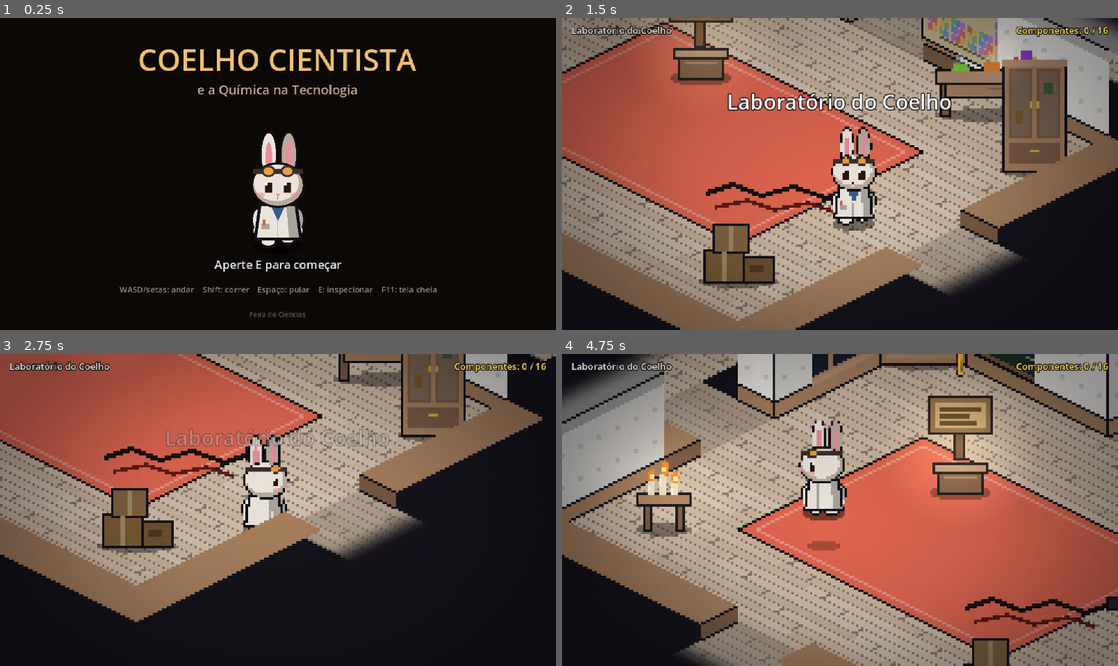
Above: before the commit, frames 1-4 (two rows, left to right).
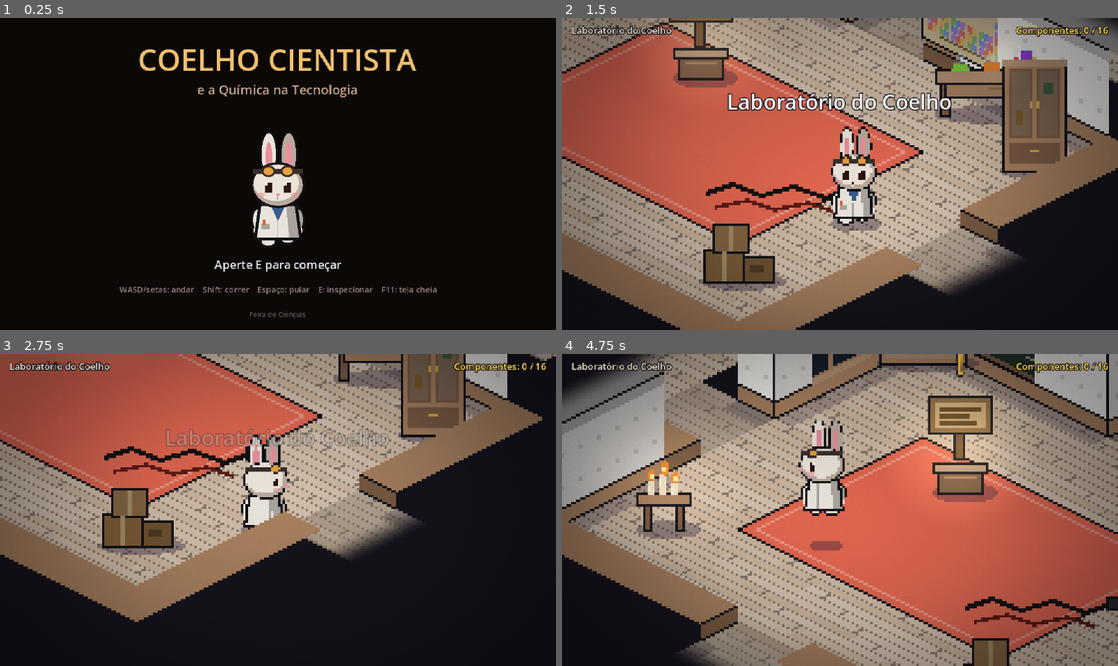
Above: after the commit, the same moments.

Repository: mgprimeatrain/sereia-verdinha
Game: Godot game, scene res://main.tscn
The game is run twice, just before and just after one commit, with the same random seed, the same clock (stepped at 60 frames per second) and the same inputs.
Inputs:
- Up to frame 1 (0.25 s): no input
- Up to frame 2 (1.5 s): tap E (interagir) at 0.5, 1.35 s; hold D (direita) 0.53-1.28 s; hold Shift (correr) 0.53-1.28 s; tap Space (pular) at 0.77 s; hold S (baixo) from 1.28 s (still down)
- Up to frame 3 (2.75 s): tap Space (pular) at 1.52 s; release S (baixo) at 2.03 s; hold D (direita) from 2.03 s (still down); tap Enter at 2.1 s
- Up to frame 4 (4.75 s): release D (direita) at 2.78 s; hold W (cima) 2.78-3.53 s; tap Keypad Enter at 2.85 s; tap Space (pular) at 3.02, 3.77, 4.52 s; hold Shift (correr) 3.53-4.28 s; hold A (esquerda) from 3.53 s (still down); tap E (interagir) at 4.35 s

The runs differ from the first frame. In frame 2, 1.2% of the frame differs, in the area x 19-95%, y 0-88%; in frame 3, 0.6%; in frame 4, 3.3%, in the area x 1-98%, y 1-95%.

Commit message:
Arruma os sprites do coelho sozinho e adiciona sombras
- Apaga o fundo branco de fora do contorno, alinha os quadros pelos pés e pela
  cabeça e deixa o coelho com a mesma altura em todas as folhas
- Sombra no coelho (menor quando pula), nos móveis, nos objetos e das paredes no chão

Co-Authored-By: Claude Opus 5.5 <noreply@anthropic.com>
Claude-Session: https://claude.ai/code/session_015bSENdJaF3JsvtFufaw19b

Diff:
--- a/jogo-feira/scripts/desenhos.gd
+++ b/jogo-feira/scripts/desenhos.gd
@@ -7,6 +7,7 @@
 const CONTORNO := Color("111015")
 const DOURADO := Color("d4af37")
 const PRATA := Color("c0c4cc")
+const SOMBRA := Color(0.16, 0.12, 0.22, 0.38)
 
 static var _luz: GradientTexture2D
 
@@ -84,7 +85,6 @@
 		lado = signf(dir.x)
 	var o := Vector2(0, -absf(sin(passo)) * 1.2 if andando else 0.0)
 
-	elipse(ci, Vector2(0, 0), 9, 3, Color(0, 0, 0, 0.45))
 
 	# pés
 	var p := sin(passo) * 1.5 if andando else 0.0
@@ -404,7 +404,7 @@
 
 
 static func _estante(ci: CanvasItem) -> void:
-	elipse(ci, Vector2(0, 0), 20, 3, Color(0, 0, 0, 0.4))
+	elipse(ci, Vector2(2, 0), 22, 4.0, SOMBRA)
 	caixa(ci, Rect2(-18, -52, 36, 52), MADEIRA)
 	ci.draw_rect(Rect2(-16, -50, 32, 48), Color("1a0f08"))
 	var cores := [Color("6a2a20"), Color("2e4a2e"), Color("6a5a2a"), Color("2a3048"), Color("5a3a4a"), Color("7a6a4a")]
@@ -430,7 +430,7 @@
 
 
 static func _bancada(ci: CanvasItem, t: float) -> void:
-	elipse(ci, Vector2(0, 0), 28, 3, Color(0, 0, 0, 0.4))
+	elipse(ci, Vector2(2, 0), 30, 4.0, SOMBRA)
 	caixa(ci, Rect2(-24, -14, 3, 14), MADEIRA_ESCURA)
 	caixa(ci, Rect2(21, -14, 3, 14), MADEIRA_ESCURA)
 	caixa(ci, Rect2(-22, -14, 44, 6), MADEIRA)
@@ -453,7 +453,7 @@
 
 
 static func _armario(ci: CanvasItem) -> void:
-	elipse(ci, Vector2(0, 0), 15, 3, Color(0, 0, 0, 0.4))
+	elipse(ci, Vector2(2, 0), 17, 4.0, SOMBRA)
 	caixa(ci, Rect2(-13, -46, 26, 46), MADEIRA)
 	ci.draw_rect(Rect2(-11, -44, 10, 30), MADEIRA_ESCURA)
 	ci.draw_rect(Rect2(1, -44, 10, 30), MADEIRA_ESCURA)
@@ -472,7 +472,7 @@
 
 
 static func _caixas(ci: CanvasItem) -> void:
-	elipse(ci, Vector2(0, 0), 17, 3, Color(0, 0, 0, 0.4))
+	elipse(ci, Vector2(2, 0), 19, 4.0, SOMBRA)
 	var papelao := Color("7a5a35")
 	caixa(ci, Rect2(-14, -13, 16, 13), papelao)
 	caixa(ci, Rect2(3, -10, 12, 10), papelao.darkened(0.1))
@@ -483,7 +483,7 @@
 
 
 static func _mesa_vela(ci: CanvasItem, t: float) -> void:
-	elipse(ci, Vector2(0, 0), 12, 3, Color(0, 0, 0, 0.4))
+	elipse(ci, Vector2(2, 0), 14, 4.0, SOMBRA)
 	caixa(ci, Rect2(-8, -12, 2, 12), MADEIRA_ESCURA)
 	caixa(ci, Rect2(6, -12, 2, 12), MADEIRA_ESCURA)
 	caixa(ci, Rect2(-11, -15, 22, 4), MADEIRA)
@@ -498,7 +498,7 @@
 
 
 static func _lampiao(ci: CanvasItem, t: float) -> void:
-	elipse(ci, Vector2(0, 0), 7, 2.5, Color(0, 0, 0, 0.4))
+	elipse(ci, Vector2(2, 0), 9, 3.5, SOMBRA)
 	caixa(ci, Rect2(-5, -4, 10, 4), Color("3a3028"))
 	ci.draw_rect(Rect2(-4, -16, 8, 12), Color(1.0, 0.75, 0.4, 0.35))
 	ci.draw_rect(Rect2(-5, -16, 1, 12), Color("3a3028"))
@@ -517,7 +517,7 @@
 static func _barril(ci: CanvasItem, t: float) -> void:
 	var gosma := 0.5 + 0.15 * sin(t * 2.0)
 	elipse(ci, Vector2(4, 1), 14, 3.5, Color(0.6, 0.8, 0.2, gosma))
-	elipse(ci, Vector2(0, 0), 11, 3, Color(0, 0, 0, 0.4))
+	elipse(ci, Vector2(2, 0), 13, 4.0, SOMBRA)
 	caixa(ci, Rect2(-9, -24, 18, 24), Color("4a5228"))
 	ci.draw_rect(Rect2(-9, -20, 18, 2), Color("2e3418"))
 	ci.draw_rect(Rect2(-9, -6, 18, 2), Color("2e3418"))
@@ -528,7 +528,7 @@
 
 
 static func _sucata(ci: CanvasItem) -> void:
-	elipse(ci, Vector2(0, 0), 22, 4, Color(0, 0, 0, 0.4))
+	elipse(ci, Vector2(2, 0), 24, 5.0, SOMBRA)
 	caixa(ci, Rect2(-20, -10, 18, 10), Color("8a8270"))
 	ci.draw_rect(Rect2(-18, -8, 14, 1), Color("4a4438"))
 	ci.draw_rect(Rect2(-18, -5, 14, 1), Color("4a4438"))
--- a/jogo-feira/scripts/jogador.gd
+++ b/jogo-feira/scripts/jogador.gd
@@ -13,10 +13,11 @@
 ## Exemplos: coelho_andando_frente_8x3.png, coelho_pulando_lado_12x2.png
 ## O que faltar é trocado pela imagem mais parecida que existir. Sem nenhuma
 ## imagem, o jogo usa o coelho desenhado por código.
+## O fundo branco e o desalinhamento dos quadros são arrumados sozinhos (recorte.gd).
 
 const VELOCIDADE := 75.0
 const VELOCIDADE_CORRENDO := 130.0
-const ALTURA_NA_TELA := 40.0  # altura do quadro do coelho em pixels do jogo
+const ALTURA_COELHO := 34.0  # altura do coelho em pixels do jogo
 const PASTA := "res://arte/"
 const ACOES := ["parado", "andando", "correndo", "pulando"]
 const VISTAS := ["frente", "costas", "lado"]
@@ -97,17 +98,13 @@
 		var folha: Texture2D = load(PASTA + nome)
 		if folha == null:
 			continue
-		var tam := Vector2(folha.get_width() / grade.x, folha.get_height() / grade.y)
+		var preparado := Recorte.preparar(folha, grade, ALTURA_COELHO)
 		quadros.add_animation(chave)
 		quadros.set_animation_speed(chave, FPS[acao])
 		quadros.set_animation_loop(chave, acao != "pulando")
-		for linha in grade.y:
-			for coluna in grade.x:
-				var quadro := AtlasTexture.new()
-				quadro.atlas = folha
-				quadro.region = Rect2(Vector2(coluna, linha) * tam, tam)
-				quadros.add_frame(chave, quadro)
-		alturas[chave] = tam.y
+		for quadro in preparado["quadros"]:
+			quadros.add_frame(chave, quadro)
+		alturas[chave] = preparado["altura"]
 	print("Sprites do coelho carregados: ", quadros.get_animation_names())
 	if quadros.get_animation_names().is_empty():
 		return
@@ -197,8 +194,7 @@
 	if sprite.animation != nome:
 		sprite.play(nome)
 		var altura: float = alturas[nome]
-		sprite.scale = Vector2.ONE * (ALTURA_NA_TELA / altura)
-		sprite.offset = Vector2(0, -altura / 2.0)
+		sprite.offset = Vector2(0, -roundf(altura / 2.0))
 	elif not sprite.is_playing() and not nome.begins_with("pulando"):
 		sprite.play(nome)
 	if acao == "parado" and nome.begins_with("andando"):
@@ -223,14 +219,13 @@
 
 
 func _draw() -> void:
-	if sprite:
-		Desenhos.elipse(self, Vector2.ZERO, 8, 2.5, Color(0, 0, 0, 0.35))
-	else:
+	# sombra (fica menor quando o coelho está no ar)
+	var no_ar := _altura_pulo_atual() / 14.0
+	Desenhos.elipse(self, Vector2(1, 0), 11.0 - no_ar * 4.0, 3.5 - no_ar, Desenhos.SOMBRA)
+	if not sprite:
 		draw_set_transform(Vector2(0, -_altura_pulo_atual()))
 		Desenhos.coelho(self, direcao, passo, andando)
 		draw_set_transform(Vector2.ZERO)
-	if pulo >= 0.0:
-		Desenhos.elipse(self, Vector2.ZERO, 7, 2, Color(0, 0, 0, 0.25))
 
 
 func _altura_pulo_atual() -> float:
--- a/jogo-feira/scripts/mapa.gd
+++ b/jogo-feira/scripts/mapa.gd
@@ -194,6 +194,18 @@
 				var ex := x0 + CELULA - emenda
 				piso.draw_line(iso(Vector2(ex, ty)), iso(Vector2(ex, ty + 4)), madeira.darkened(0.35))
 
+	# sombra das paredes altas no chão
+	for c: Vector2i in chao:
+		var x0 := c.x * CELULA
+		var y0 := c.y * CELULA
+		var parede_n: Parede = paredes.get(c + Vector2i(0, -1))
+		var parede_o: Parede = paredes.get(c + Vector2i(-1, 0))
+		var sombra := Color(Desenhos.SOMBRA, 0.25)
+		if parede_n and parede_n.alta:
+			_quad(Vector2(x0, y0), Vector2(x0 + CELULA, y0), Vector2(x0 + CELULA, y0 + 7), Vector2(x0, y0 + 7), sombra)
+		if parede_o and parede_o.alta:
+			_quad(Vector2(x0, y0), Vector2(x0 + 7, y0), Vector2(x0 + 7, y0 + CELULA), Vector2(x0, y0 + CELULA), sombra)
+
 	# tapetes no meio das salas
 	for id in Dados.SALAS:
 		var tapete: Color = Dados.SALAS[id]["tapete"]
--- a/jogo-feira/scripts/objeto.gd
+++ b/jogo-feira/scripts/objeto.gd
@@ -43,7 +43,7 @@
 
 
 func _draw() -> void:
-	Desenhos.elipse(self, Vector2(0, 0), 13, 3.5, Color(0, 0, 0, 0.35))
+	Desenhos.elipse(self, Vector2(2, 0), 14, 4.5, Desenhos.SOMBRA)
 	# pedestal de madeira
 	Desenhos.caixa(self, Rect2(-9, -9, 18, 9), Desenhos.MADEIRA_ESCURA)
 	draw_rect(Rect2(-7, -7, 14, 1), Desenhos.MADEIRA)
--- /dev/null
+++ b/jogo-feira/scripts/recorte.gd
@@ -0,0 +1,113 @@
+class_name Recorte
+extends RefCounted
+## Arruma as folhas de sprite do coelho quando o jogo abre:
+##   1. corta a folha em quadros e diminui para o tamanho do jogo;
+##   2. apaga o fundo branco que fica FORA do contorno preto;
+##   3. alinha todos os quadros pelos pés e pela cabeça (para não tremer);
+##   4. deixa o coelho sempre com a mesma altura, em qualquer folha.
+
+const MEDIDA := 64.0  # altura usada só para medir o coelho
+
+
+## Devolve {"quadros": Array[Texture2D], "altura": altura do quadro final}.
+static func preparar(folha: Texture2D, grade: Vector2i, altura_coelho: float) -> Dictionary:
+	var img := folha.get_image()
+	if img.is_compressed():
+		img.decompress()
+	img.convert(Image.FORMAT_RGBA8)
+	var tam := Vector2i(img.get_width() / grade.x, img.get_height() / grade.y)
+
+	# 1ª passada, pequena: descobre a altura do coelho dentro do quadro
+	var escala := MEDIDA / tam.y
+	var maior := 1
+	for q in _cortar(img, grade, tam, escala):
+		maior = maxi(maior, q["caixa"].size.y)
+	# 2ª passada, no tamanho certo para o coelho ficar com altura_coelho
+	escala *= altura_coelho / maior
+	var cortes := _cortar(img, grade, tam, escala)
+
+	# todos os quadros do mesmo tamanho, com a cabeça no meio e os pés embaixo
+	var meia_largura := 1
+	var altura := 1
+	for q in cortes:
+		var caixa: Rect2i = q["caixa"]
+		meia_largura = maxi(meia_largura, maxi(q["centro"] - caixa.position.x, caixa.end.x - q["centro"]))
+		altura = maxi(altura, caixa.size.y)
+	var largura := meia_largura * 2 + 2
+	var quadros: Array[Texture2D] = []
+	for q in cortes:
+		var caixa: Rect2i = q["caixa"]
+		var final := Image.create(largura, altura, false, Image.FORMAT_RGBA8)
+		if caixa.size.x > 0:
+			var destino := Vector2i(largura / 2 - (q["centro"] - caixa.position.x), altura - caixa.size.y)
+			final.blit_rect(q["imagem"], caixa, destino)
+		quadros.append(ImageTexture.create_from_image(final))
+	return {"quadros": quadros, "altura": float(altura)}
+
+
+static func _cortar(img: Image, grade: Vector2i, tam: Vector2i, escala: float) -> Array:
+	var cortes := []
+	var novo := Vector2i(maxi(1, roundi(tam.x * escala)), maxi(1, roundi(tam.y * escala)))
+	for linha in grade.y:
+		for coluna in grade.x:
+			var quadro := img.get_region(Rect2i(Vector2i(coluna, linha) * tam, tam))
+			quadro.resize(novo.x, novo.y, Image.INTERPOLATE_NEAREST)
+			_apagar_fundo(quadro)
+			var caixa := quadro.get_used_rect()
+			cortes.append({"imagem": quadro, "caixa": caixa, "centro": _centro_da_cabeca(quadro, caixa)})
+	return cortes
+
+
+static func _eh_fundo(c: Color) -> bool:
+	if c.a < 0.1:
+		return true
+	var menor := minf(c.r, minf(c.g, c.b))
+	var maior := maxf(c.r, maxf(c.g, c.b))
+	return menor > 0.8 and maior - menor < 0.1
+
+
+## Pinta de transparente o branco ligado às bordas do quadro (o fundo).
+## O branco de dentro do coelho fica, porque o contorno preto segura.
+static func _apagar_fundo(img: Image) -> void:
+	var w := img.get_width()
+	var h := img.get_height()
+	var visitado := PackedByteArray()
+	visitado.resize(w * h)
+	var pilha := PackedInt32Array()
+	for x in w:
+		pilha.append(x)
+		pilha.append((h - 1) * w + x)
+	for y in h:
+		pilha.append(y * w)
+		pilha.append(y * w + w - 1)
+	var transparente := Color(0, 0, 0, 0)
+	while not pilha.is_empty():
+		var i := pilha[pilha.size() - 1]
+		pilha.remove_at(pilha.size() - 1)
+		if visitado[i] == 1:
+			continue
+		visitado[i] = 1
+		var x := i % w
+		var y := i / w
+		if not _eh_fundo(img.get_pixel(x, y)):
+			continue
+		img.set_pixel(x, y, transparente)
+		if x > 0: pilha.append(i - 1)
+		if x < w - 1: pilha.append(i + 1)
+		if y > 0: pilha.append(i - w)
+		if y < h - 1: pilha.append(i + w)
+
+
+## Meio da cabeça (parte de cima do coelho), que quase não mexe ao andar.
+static func _centro_da_cabeca(img: Image, caixa: Rect2i) -> int:
+	if caixa.size.x == 0:
+		return 0
+	var soma := 0
+	var conta := 0
+	var fim := caixa.position.y + maxi(1, int(caixa.size.y * 0.4))
+	for y in range(caixa.position.y, fim):
+		for x in range(caixa.position.x, caixa.end.x):
+			if img.get_pixel(x, y).a > 0.5:
+				soma += x
+				conta += 1
+	return roundi(float(soma) / conta) if conta > 0 else caixa.get_center().x
Not shown, changed: jogo-feira/LEIA-ME.md
